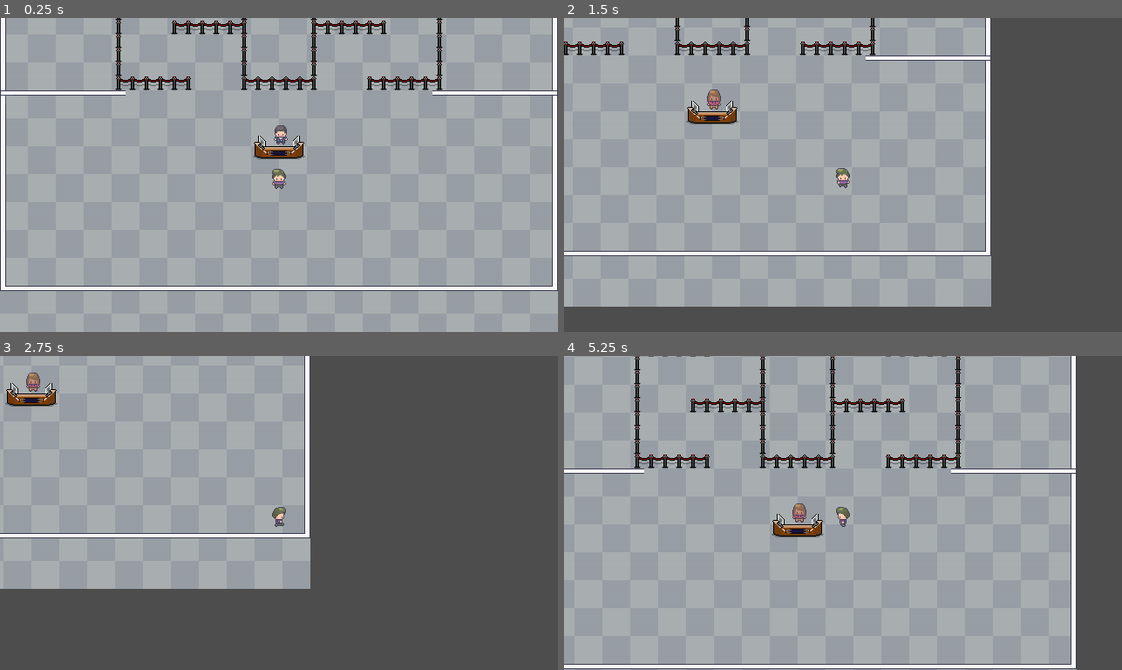
Above: before the commit, frames 1-4 (two rows, left to right).
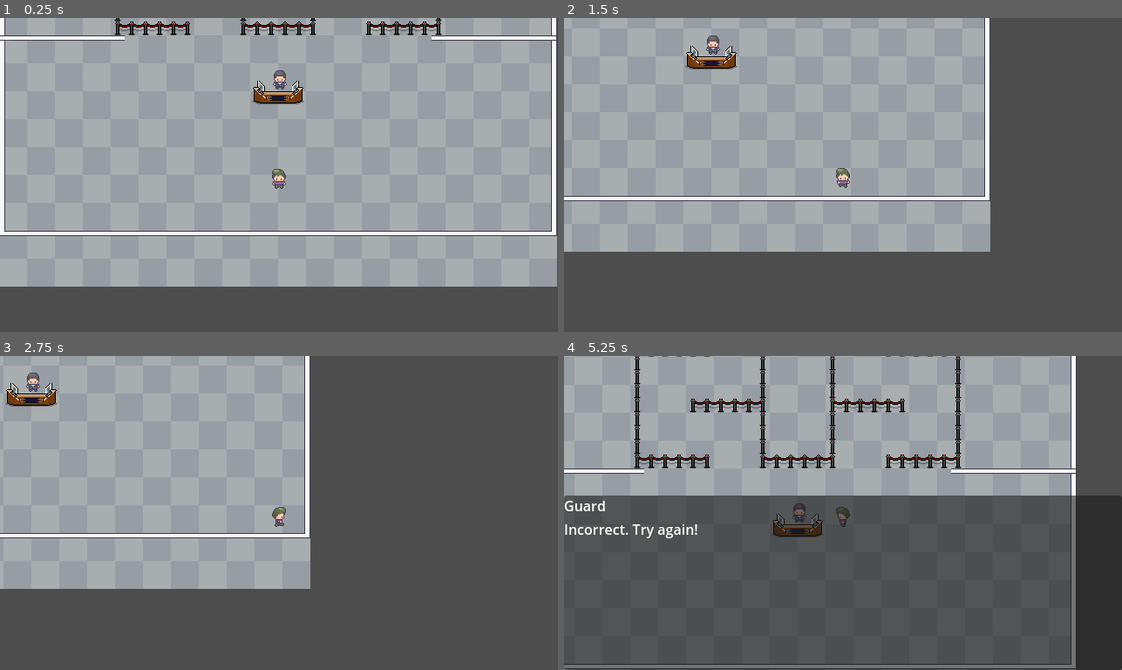
Above: after the commit, the same moments.

Repository: Katie4104/LexiQuest
Game: Godot game, scene res://main.tscn
Same seed, same stepped clock (60 frames per second), same inputs: the game is played once before the commit and once after it. This scene is started directly instead of the project's main scene.
Inputs (mouse positions are in pixels of both pictures, inside the frame that each line leads up to):
- Up to frame 1 (0.25 s): no input
- Up to frame 2 (1.5 s): tap Enter (ui_accept) at 0.5, 1.35 s; hold Right (ui_right) 0.53-1.28 s; hold Enter (ui_accept) 0.53-1.28 s; hold Down (ui_down) from 1.28 s (still down)
- Up to frame 3 (2.75 s): tap Enter (ui_accept) at 1.52, 1.82 s; release Down (ui_down) at 2.03 s; hold Right (ui_right) from 2.03 s (still down); hold Enter (ui_accept) from 2.03 s (still down)
- Up to frame 4 (5.25 s): release Right (ui_right) at 2.78 s; release Enter (ui_accept) at 2.78 s; hold Up (ui_up) 2.78-3.53 s; tap Enter (ui_accept) at 2.85, 3.02, 3.32, 4.35, 4.52, 4.82 s; hold Enter (ui_accept) 3.53-4.28 s; hold Left (ui_left) 3.53-5 s; click (843, 594) at 5 s, where only the run after the commit has a clickable "Goodbye"

The runs differ from the first frame. In frame 1, 22% of the frame differs, in the area x 0-100%, y 0-100%; in frame 2, 17%; in frame 3, less than 0.1%; in frame 4, 55%, in the area x 0-100%, y 44-100%.

Commit message:
Dialogue works now :)
The dialogue stuff is working, but isn't finished :P

Diff:
--- /dev/null
+++ b/db1.tscn
@@ -0,0 +1,31 @@
+[gd_scene load_steps=2 format=3 uid="uid://bncwhvf5fjgup"]
+
+[ext_resource type="Script" uid="uid://sfh3301ktw6p" path="res://db_1.gd" id="1_4tjuv"]
+
+[node name="DB1" type="PanelContainer" groups=["dialogue"]]
+custom_minimum_size = Vector2(600, 200)
+offset_right = 40.0
+offset_bottom = 40.0
+size_flags_vertical = 8
+script = ExtResource("1_4tjuv")
+
+[node name="MarginContainer" type="MarginContainer" parent="."]
+layout_mode = 2
+theme_override_constants/margin_left = 20
+theme_override_constants/margin_top = 20
+theme_override_constants/margin_right = 20
+theme_override_constants/margin_bottom = 20
+
+[node name="VBoxContainer" type="VBoxContainer" parent="."]
+layout_mode = 2
+
+[node name="Name" type="Label" parent="VBoxContainer"]
+layout_mode = 2
+
+[node name="DLabel" type="RichTextLabel" parent="VBoxContainer"]
+layout_mode = 2
+size_flags_vertical = 3
+bbcode_enabled = true
+
+[node name="ChoiceContainer" type="VBoxContainer" parent="VBoxContainer"]
+layout_mode = 2
--- /dev/null
+++ b/db_1.gd
@@ -0,0 +1,57 @@
+extends PanelContainer
+
+signal answer_selected(is_correct: bool)
+signal dialogue_finished # The NPC listens for this to restart the quiz
+
+@onready var npc_name_label: Label = $VBoxContainer/Name
+@onready var d_label: RichTextLabel = $VBoxContainer/DLabel
+@onready var choice_container = $VBoxContainer/ChoiceContainer
+
+var current_lines: Array[String] = []
+
+func _ready():
+	hide()
+	choice_container.hide()
+
+# --- NEW: Function for regular feedback text ---
+func start_dialogue(speaker: String, lines: Array[String]):
+	npc_name_label.text = speaker
+	current_lines = lines.duplicate()
+	choice_container.hide() # Ensure buttons are hidden during normal text
+	show()
+	show_next_line()
+
+func show_next_line():
+	if current_lines.size() > 0:
+		d_label.text = current_lines.pop_front()
+		# Insert your Typewriter Tween here if you want it!
+	else:
+		hide()
+		dialogue_finished.emit() # Tell the NPC we are done talking
+
+# --- QUIZ LOGIC ---
+func start_quiz(speaker: String, question: String, options: Array, correct_idx: int):
+	npc_name_label.text = speaker
+	d_label.text = question
+	show()
+
+	for child in choice_container.get_children():
+		child.queue_free()
+
+	choice_container.show()
+
+	for i in range(options.size()):
+		var btn = Button.new()
+		btn.text = options[i]
+		choice_container.add_child(btn)
+		btn.pressed.connect(_on_choice_pressed.bind(i == correct_idx))
+
+func _on_choice_pressed(is_correct: bool):
+	choice_container.hide()
+	hide()
+	answer_selected.emit(is_correct)
+
+# Handle clicking through the "Wrong/Correct" messages
+func _input(event):
+	if visible and not choice_container.visible and event.is_action_pressed("ui_accept"):
+		show_next_line()
--- /dev/null
+++ b/dialogue_box.gd
@@ -0,0 +1,24 @@
+extends CanvasLayer
+
+@onready var label = $Panel/Label
+
+var lines: Array[String] = []
+
+func _ready():
+	hide()  # hidden until dialogue starts
+
+func start_dialogue(npc_lines: Array[String]):
+	lines = npc_lines.duplicate()  # copy lines
+	show()
+	show_next_line()
+
+func show_next_line():
+	if lines.size() > 0:
+		label.text = lines.pop_front()
+	else:
+		hide()  # dialogue finished
+
+func _input(event):
+	# Only advance dialogue if visible
+	if visible and Input.is_action_just_pressed("ui_accept"):
+		show_next_line()
--- a/dialogue_box.tscn
+++ b/dialogue_box.tscn
@@ -1,25 +1,62 @@
-[gd_scene format=3 uid="uid://bka6y545ft0tx"]
+[gd_scene load_steps=3 format=3 uid="uid://bka6y545ft0tx"]
 
-[node name="CanvasLayer" type="CanvasLayer"]
+[ext_resource type="Script" uid="uid://u872oy7bbuwe" path="res://dialogue_box.gd" id="1_senjy"]
 
-[node name="Panel" type="Panel" parent="."]
+[sub_resource type="StyleBoxFlat" id="StyleBoxFlat_senjy"]
+bg_color = Color(0.14225578, 0.14225581, 0.14225575, 1)
+border_width_left = 2
+border_width_top = 2
+border_width_right = 2
+border_width_bottom = 2
+border_color = Color(0.76872903, 0.76872903, 0.7687288, 1)
+
+[node name="DialogueBoxCL" type="CanvasLayer"]
+script = ExtResource("1_senjy")
+
+[node name="MarginContainer" type="MarginContainer" parent="."]
 anchors_preset = 12
 anchor_top = 1.0
 anchor_right = 1.0
 anchor_bottom = 1.0
+offset_top = -121.0
 grow_horizontal = 2
 grow_vertical = 0
+theme_override_constants/margin_left = 16
+theme_override_constants/margin_top = -67
+theme_override_constants/margin_right = -16
+theme_override_constants/margin_bottom = -16
 
-[node name="Label" type="Label" parent="Panel"]
+[node name="Panel" type="Panel" parent="MarginContainer"]
+layout_mode = 2
+theme_override_styles/panel = SubResource("StyleBoxFlat_senjy")
+
+[node name="Label" type="Label" parent="MarginContainer/Panel"]
 layout_mode = 0
 offset_left = 4.0
 offset_top = 2.0
 offset_right = 99.0
 offset_bottom = 25.0
 
-[node name="Button" type="Button" parent="Panel"]
+[node name="Button" type="Button" parent="MarginContainer/Panel"]
 layout_mode = 0
 offset_left = 89.0
 offset_top = 27.0
 offset_right = 102.0
 offset_bottom = 35.0
+
+[node name="MarginContainer" type="MarginContainer" parent="MarginContainer"]
+layout_mode = 2
+theme_override_constants/margin_left = 8
+theme_override_constants/margin_top = 8
+theme_override_constants/margin_right = 8
+theme_override_constants/margin_bottom = 8
+
+[node name="Panel" type="Panel" parent="MarginContainer/MarginContainer"]
+layout_mode = 2
+
+[node name="HBoxContainer" type="HBoxContainer" parent="MarginContainer/MarginContainer"]
+layout_mode = 2
+
+[node name="Label" type="Label" parent="MarginContainer/MarginContainer/HBoxContainer"]
+layout_mode = 2
+text = "Hello! Welcome to the LexiQuest International Airport! "
--- a/main.gd
+++ b/main.gd
@@ -9,6 +9,11 @@
 func _physics_process(delta):
 
 	var dir := Vector2.ZERO
+
+	var db = get_node_or_null("/root/main/DialogueBox")
+	if db and db.visible:
+		sprite.play("idle_" + last_direction)
+		return
 
 	# Movement input
 	if Input.is_action_pressed("ui_right"):
--- a/main.tscn
+++ b/main.tscn
@@ -8,7 +8,7 @@
 [ext_resource type="Texture2D" uid="uid://dq34fx66ol5mq" path="res://images/Modern tiles_Free/Interiors_free/16x16/Interiors_free_16x16.png" id="4_kek77"]
 [ext_resource type="Texture2D" uid="uid://jqgtbpis77w4" path="res://images/Modern tiles_Free/Characters_free/Adam_run_16x16.png" id="4_lquwl"]
 [ext_resource type="PackedScene" uid="uid://bcpxu8picob4g" path="res://npc.tscn" id="8_5vw27"]
-[ext_resource type="PackedScene" uid="uid://bka6y545ft0tx" path="res://dialogue_box.tscn" id="9_kek77"]
+[ext_resource type="PackedScene" uid="uid://bncwhvf5fjgup" path="res://db1.tscn" id="10_4c57u"]
 
 [sub_resource type="TileSetAtlasSource" id="TileSetAtlasSource_a7gke"]
 texture = ExtResource("1_0xm2m")
@@ -3349,6 +3349,7 @@
 
 [node name="Player" type="CharacterBody2D" parent="."]
 z_index = 1
+position = Vector2(1, 64)
 motion_mode = 1
 script = ExtResource("1_ig7tw")
 
@@ -3365,8 +3366,6 @@
 [node name="FrontDeskNPC" parent="." instance=ExtResource("8_5vw27")]
 position = Vector2(2, -50)
 
-[node name="dialogue_box" parent="." instance=ExtResource("9_kek77")]
-
 [node name="DeskSecurityNPC" parent="." instance=ExtResource("8_5vw27")]
 position = Vector2(-169, -471)
 
@@ -3378,3 +3377,16 @@
 
 [node name="MetalDetectNPC2" parent="." instance=ExtResource("8_5vw27")]
 position = Vector2(33, -402)
+
+[node name="CanvasLayer" type="CanvasLayer" parent="."]
+
+[node name="DB1" parent="CanvasLayer" instance=ExtResource("10_4c57u")]
+anchors_preset = 12
+anchor_top = 1.0
+anchor_right = 1.0
+anchor_bottom = 1.0
+offset_top = -40.0
+offset_right = 0.0
+offset_bottom = 0.0
+grow_horizontal = 2
+grow_vertical = 0
--- a/npc.gd
+++ b/npc.gd
@@ -1,44 +1,30 @@
 extends Node2D
 
-# 1. These show up in the Inspector on the right!
-@export var dialogue_lines : Array[String] = ["Hello there!", "How are you?"]
-@export var initial_animation : String = "front_desk_idle"
-
-var player_in_range = false
-
-func _ready():
-	var sprite = %AnimatedSprite2D
-	var area = %Area2D
-
-	if sprite:
-		if name == "FrontDesk":
-			sprite.play("front_desk_idle")
-		elif name == "MetalDetectNPC":
-			sprite.play("metal_security1_idle")
-		elif name == "MetalDetectNPC2":
-			sprite.play("metal_security2_idle")
-		elif name == "DeskSecurityNPC":
-			sprite.play("desk_security1_idle")
-		elif name == "DeskSecurityNPC2":
-			sprite.play("desk_security2_idle")
-
-	if area:
-		area.body_entered.connect(_on_body_entered)
-		area.body_exited.connect(_on_body_exited)
+@export var npc_name: String = "Guard"
+@export var question: String = "Translate 'Hola' to English:"
+@export var choices: Array[String] = ["Goodbye", "Hello", "Apple"]
+@export var correct_idx: int = 1
 
 func _on_body_entered(body):
 	if body.name == "Player":
-		player_in_range = true
+		trigger_quiz()
 
-func _on_body_exited(body):
-	if body.name == "Player":
-		player_in_range = false
-		if has_node("AnimatedSprite2D"):
-			$AnimatedSprite2D.play(initial_animation)
+func trigger_quiz():
+	var db = get_tree().get_first_node_in_group("dialogue")
+	if db:
+		db.start_quiz(npc_name, question, choices, correct_idx)
 
-func _process(delta):
-	if player_in_range and Input.is_action_just_pressed("ui_accept"):
-		var dialogue_box = get_node_or_null("/root/main/DialogueBox")
-		if dialogue_box:
-			# This sends the specific dialogue for THIS npc to the box
-			dialogue_box.start_dialogue(dialogue_lines)
+		# Connect the answer signal if not already connected
+		if not db.answer_selected.is_connected(_on_answer_received):
+			db.answer_selected.connect(_on_answer_received)
+
+func _on_answer_received(is_correct: bool):
+	var db = get_tree().get_first_node_in_group("dialogue")
+
+	if is_correct:
+		db.start_dialogue(npc_name, ["Correct! You are getting better at this."] as Array[String])
+	else:
+		db.start_dialogue(npc_name, ["Incorrect. Try again!"] as Array[String])
+		# WAIT for the player to finish reading "Incorrect" before restarting
+		if not db.dialogue_finished.is_connected(trigger_quiz):
+			db.dialogue_finished.connect(trigger_quiz, CONNECT_ONE_SHOT)
--- a/npc.tscn
+++ b/npc.tscn
@@ -137,7 +137,8 @@
 atlas = ExtResource("2_kh24r")
 region = Rect2(0, 0, 16, 32)
 
-[sub_resource type="SpriteFrames" id="SpriteFrames_215dd"]
+[sub_resource type="SpriteFrames" id="SpriteFrames_ul7y6"]
+resource_local_to_scene = true
 animations = [{
 "frames": [{
 "duration": 1.0,
@@ -270,26 +271,24 @@
 [sub_resource type="CircleShape2D" id="CircleShape2D_kh24r"]
 radius = 35.0
 
-[node name="Node2D" type="Node2D"]
-
-[node name="npc" type="CharacterBody2D" parent="."]
+[node name="npc" type="CharacterBody2D"]
 script = ExtResource("1_xxcha")
 
-[node name="AnimatedSprite2D" type="AnimatedSprite2D" parent="npc"]
+[node name="AnimatedSprite2D" type="AnimatedSprite2D" parent="."]
 unique_name_in_owner = true
-sprite_frames = SubResource("SpriteFrames_215dd")
+sprite_frames = SubResource("SpriteFrames_ul7y6")
 animation = &"desk_security1_idle"
 
-[node name="CollisionShape2D" type="CollisionShape2D" parent="npc"]
+[node name="PhysicalCollision" type="CollisionShape2D" parent="."]
 position = Vector2(0, 3)
 shape = SubResource("CircleShape2D_xxcha")
 
-[node name="Area2D" type="Area2D" parent="npc"]
+[node name="Area2D" type="Area2D" parent="."]
 unique_name_in_owner = true
 
-[node name="CollisionShape2D" type="CollisionShape2D" parent="npc/Area2D"]
+[node name="DialogueTrigger" type="CollisionShape2D" parent="Area2D"]
 position = Vector2(0, 4)
 shape = SubResource("CircleShape2D_kh24r")
 
-[connection signal="body_entered" from="npc/Area2D" to="npc" method="_on_area_2d_body_entered"]
-[connection signal="body_exited" from="npc/Area2D" to="npc" method="_on_area_2d_body_exited"]
+[connection signal="body_entered" from="Area2D" to="." method="_on_body_entered"]
+[connection signal="body_exited" from="Area2D" to="." method="_on_body_exited"]
